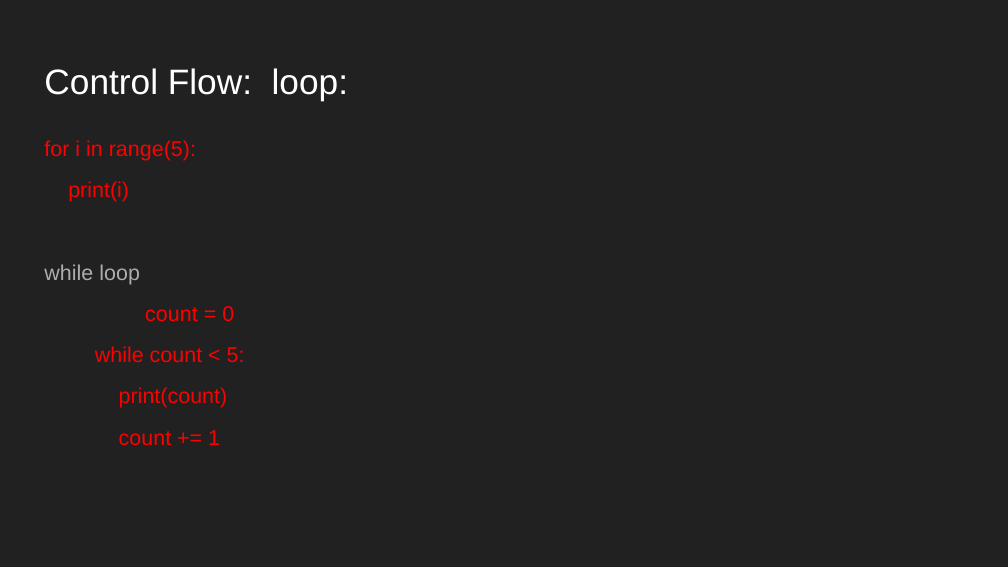
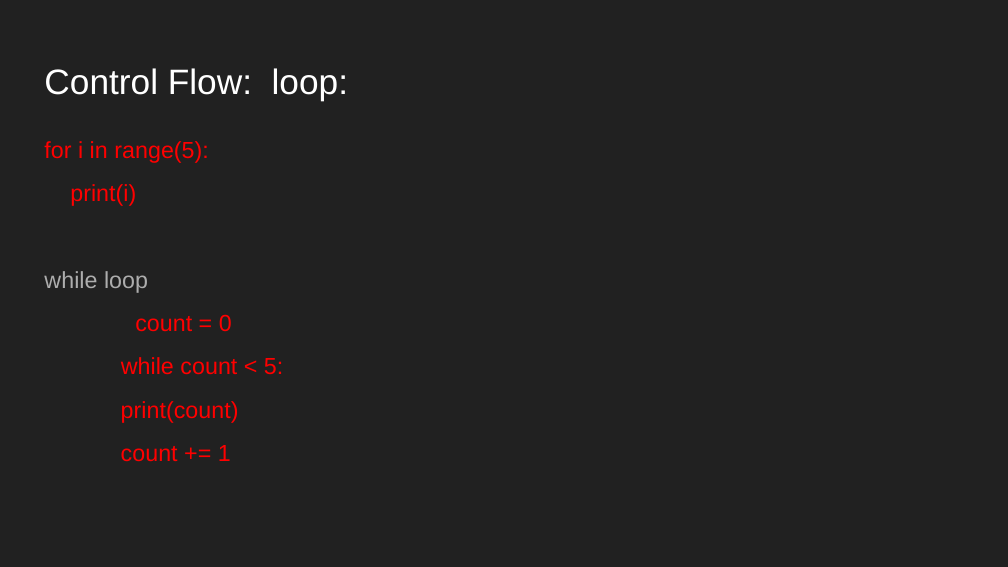
Before and after one commit to nsolaf1/Methods_and_Tools, a slide deck: slide 9 of Slides/Slide 1 Intro to Python.pptx. Drawn at 1008x567 pixels with LibreOffice and Linux fonts; fonts in the diff are those of the drawing. Boxes give left, top, right and bottom in pixels: in the first picture for what was removed or moved away, otherwise in the second. Text is boxed around its words. In the diff, an @@ line names an element or a change of style, - is before the commit and + after.

```diff
--- a/Slides/Slide 1 Intro to Python.pptx
+++ b/Slides/Slide 1 Intro to Python.pptx
@@ text "for i in range(5):" at bbox=[44, 141, 283, 462]: size 15.3 to 16.6 pt @@
```
Also in this commit, not shown: 1 other slide changed, 1 other file.
